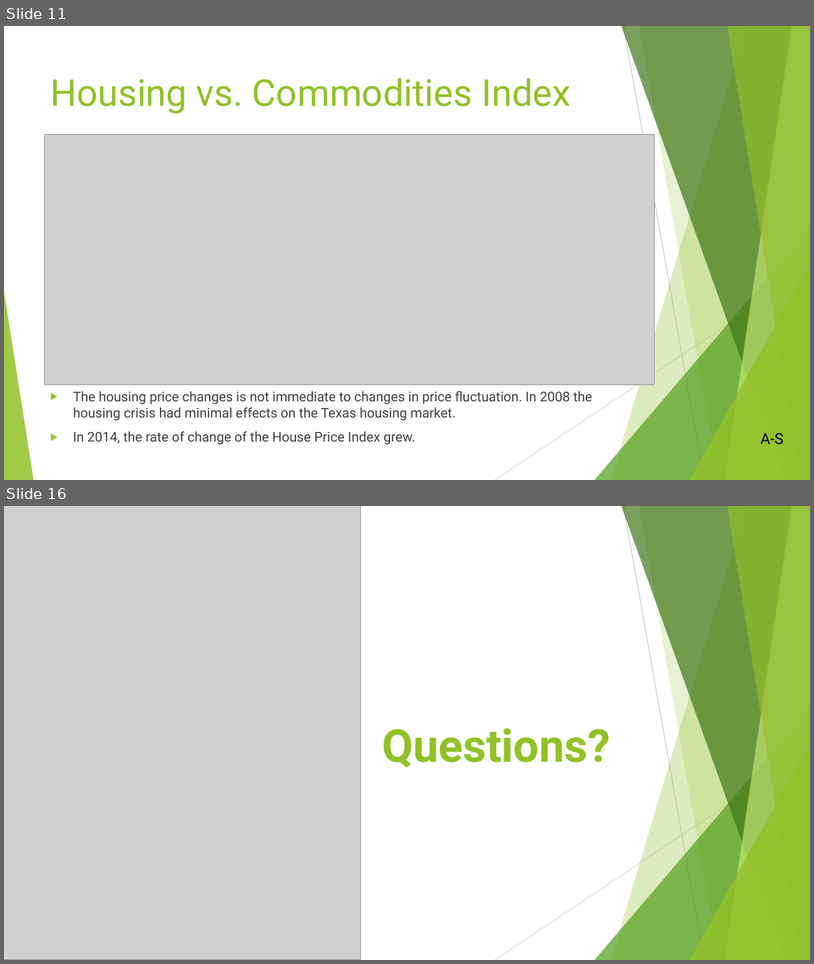
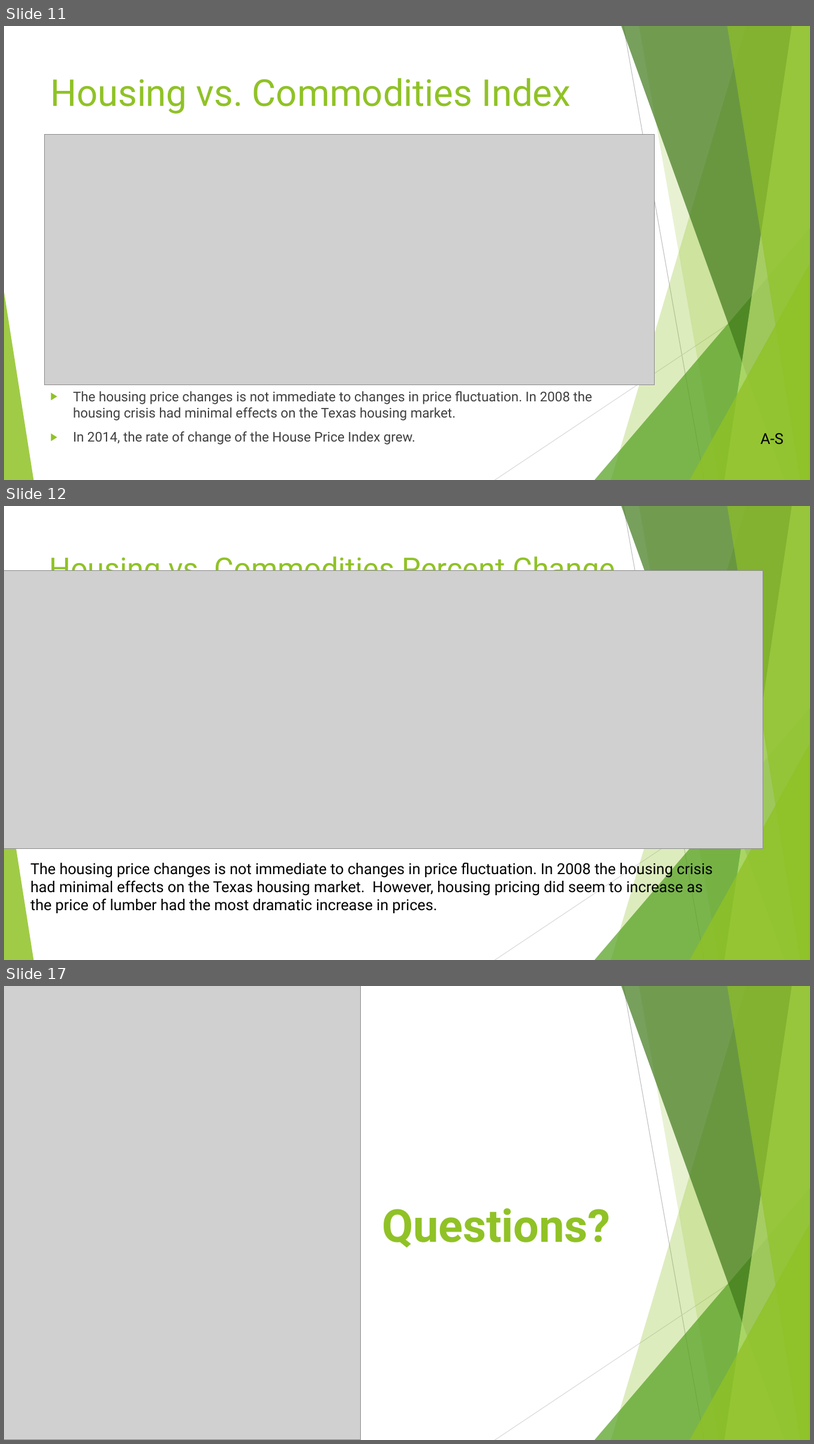
Before and after one commit to Fescamil1/Project_1_Housing_Market_Analysis, a slide deck: Texas Housing Market Analysis PowerPoint.pptx. Shown one above the other, each under a label of ours: slides 11 and 16 before the commit, slides 11, 12 and 17 after it; the slides between them are not shown. The pictures are 814x964 and 814x1444 pixels, drawn with LibreOffice and Linux fonts; fonts in the diff are those of the drawing; grey boxes stand for pictures. Boxes give left, top, right and bottom in pixels: in the first picture for what was removed or moved away, otherwise in the second. Text is boxed around its words. In the diff, an @@ line names an element or a change of style, - is before the commit and + after.

```diff
--- a/Texas Housing Market Analysis PowerPoint.pptx
+++ b/Texas Housing Market Analysis PowerPoint.pptx
@@ slide 12 added at (4, 506, 810, 960), background #FFFFFF; not listed: 10 template elements that a slide beside it also shows @@
@@ title added at (49, 552, 615, 571), 36 pt, text #90C226 @@
+Housing vs. Commodities Percent Change
@@ picture added at (4, 571, 763, 849) @@
@@ text added at (30, 860, 713, 913), 18 pt, text #000000 @@
+The housing price changes is not immediate to changes in price fluctuation. In 2008 the housing crisis had minimal effects on the Texas housing market. However, housing pricing did seem to increase as the price of lumber had the most dramatic increase in prices.
@@ what was slide 16 is now slide 17 @@
```
Also in this commit, not shown: 6 slides changed, 1 other file.
